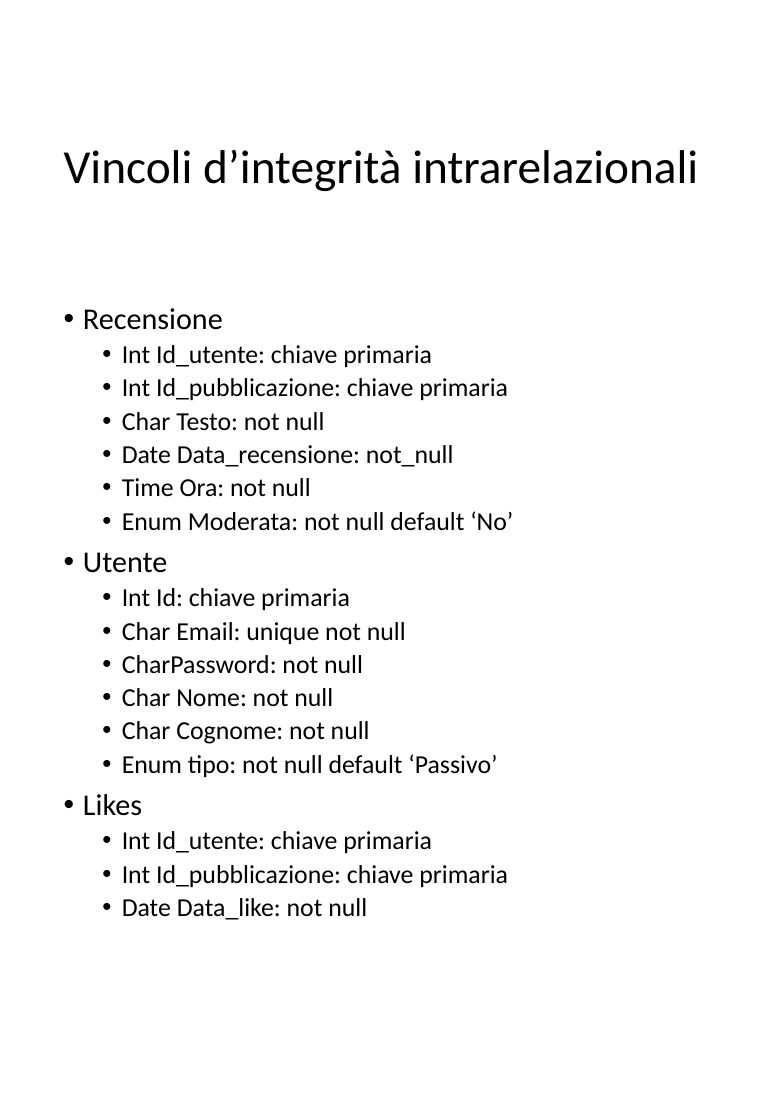
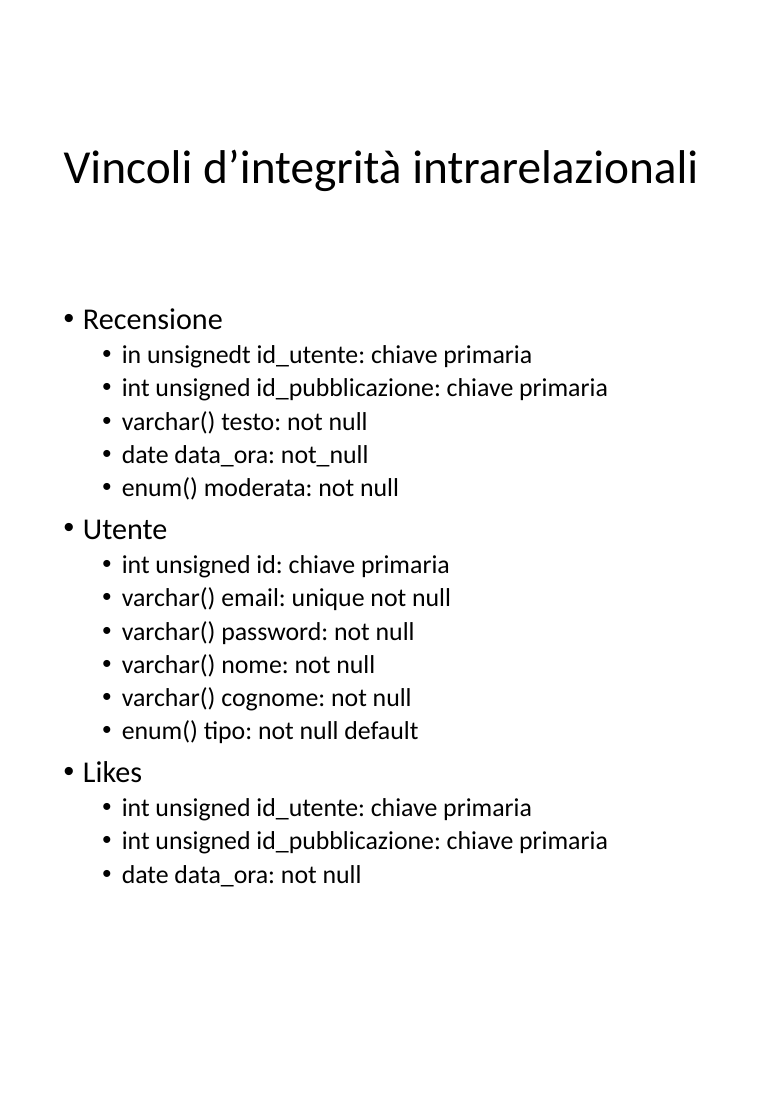
Before and after one commit to vincendep/LBDproject, a slide deck: slide 4 of modello logico/modello logico.pptx. Drawn at 775x1120 pixels with LibreOffice and Linux fonts; fonts in the diff are those of the drawing. Boxes give left, top, right and bottom in pixels: in the first picture for what was removed or moved away, otherwise in the second. Text is boxed around its words. In the diff, an @@ line names an element or a change of style, - is before the commit and + after.

```diff
--- a/modello logico/modello logico.pptx
+++ b/modello logico/modello logico.pptx
@@ text at box(122, 345, 608, 500): text changed @@
-  • Int Id_utente: chiave primaria
-  • Int Id_pubblicazione: chiave primaria
-  • Char Testo: not null
-  • Date Data_recensione: not_null
-  • Time Ora: not null
-  • Enum Moderata: not null default ‘No’
+  • in unsignedt id_utente: chiave primaria
+  • int unsigned id_pubblicazione: chiave primaria
+  • varchar() testo: not null
+  • date data_ora: not_null
+  • enum() moderata: not null
@@ text at box(122, 555, 451, 743): text changed @@
-  • Int Id: chiave primaria
-  • Char Email: unique not null
-  • CharPassword: not null
-  • Char Nome: not null
-  • Char Cognome: not null
-  • Enum tipo: not null default ‘Passivo’
+  • int unsigned id: chiave primaria
+  • varchar() email: unique not null
+  • varchar() password: not null
+  • varchar() nome: not null
+  • varchar() cognome: not null
+  • enum() tipo: not null default
@@ text at box(122, 798, 608, 887): text changed @@
-  • Int Id_utente: chiave primaria
-  • Int Id_pubblicazione: chiave primaria
-  • Date Data_like: not null
+  • int unsigned id_utente: chiave primaria
+  • int unsigned id_pubblicazione: chiave primaria
+  • date data_ora: not null
```
Also in this commit, not shown: 5 other slides changed, 7 other files.
